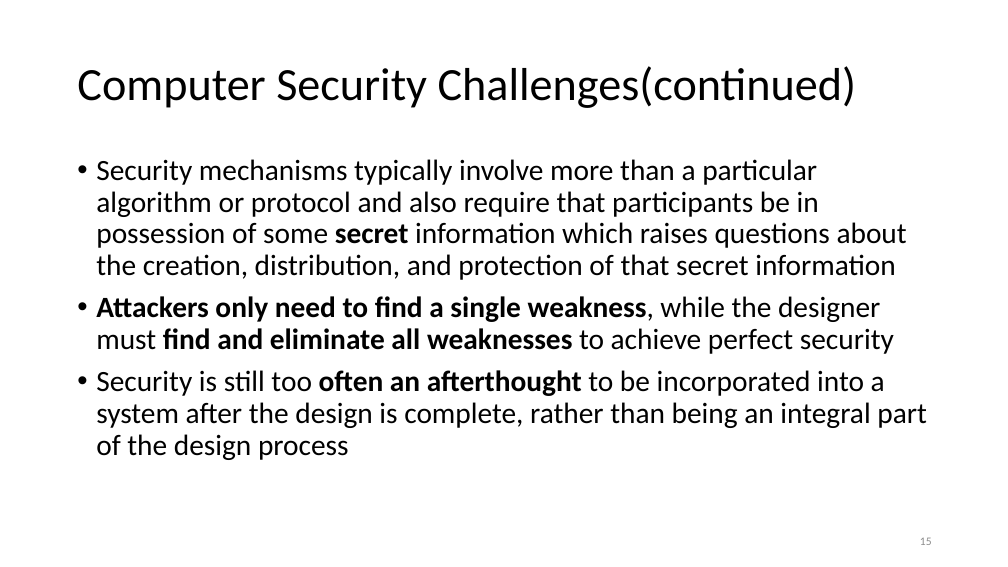
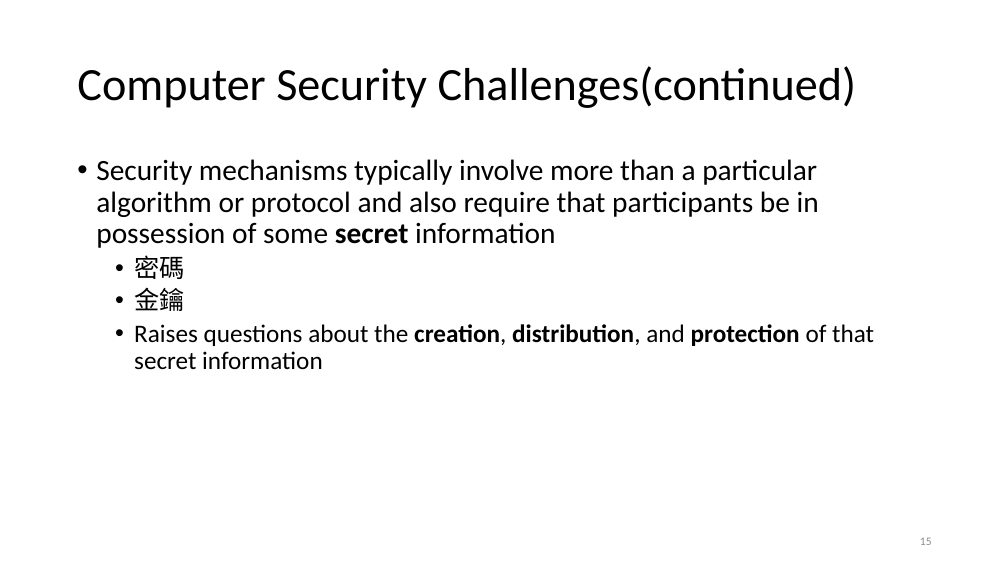
Before and after one commit to ywdeng/uscojywdeng, a slide deck: slide 15 of src/assets/1091/Security/CH01/01-overview.pptx. Drawn at 1008x567 pixels with LibreOffice and Linux fonts; fonts in the diff are those of the drawing. Boxes give left, top, right and bottom in pixels: in the first picture for what was removed or moved away, otherwise in the second. Text is boxed around its words. In the diff, an @@ line names an element or a change of style, - is before the commit and + after.

```diff
--- a/src/assets/1091/Security/CH01/01-overview.pptx
+++ b/src/assets/1091/Security/CH01/01-overview.pptx
@@ text at [96,159,874,370]: text changed @@
-• Security mechanisms typically involve more than a particular algorithm or protocol and also require that participants be in possession of some secret information which raises questions about the creation, distribution, and protection of that secret information
-• Attackers only need to find a single weakness, while the designer must find and eliminate all weaknesses to achieve perfect security
-• Security is still too often an afterthought to be incorporated into a system after the design is complete, rather than being an integral part of the design process
+• Security mechanisms typically involve more than a particular algorithm or protocol and also require that participants be in possession of some secret information
+  • 密碼
+  • 金鑰
+  • Raises questions about the creation, distribution, and protection of that secret information
```
Also in this commit, not shown: 31 other slides changed, 1 slide added, 1 other file.
